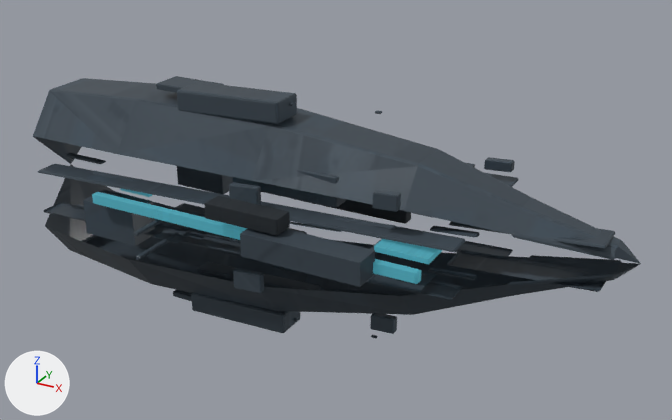
Two versions of the Blender file assets/ships/parts/blender/hull_frigate_authored.blend, one commit apart.
Before and after are seen from a camera (50 mm lens) standing at (9.31, -14.94, 7.8) and looking at (0.91, 0.34, 0.16). The axes (+X, +Y, +Z) are drawn at lower left. The lights are the same throughout. The older version comes first.

The first picture shows 'DET_authority_stencil', 'DET_bridge_super', 'DET_engine_vent', 'DET_squadron_stripe', 'DET_turret_collar', 'LOD0_HULL_FRIGATE_MAIN' and 2 more.
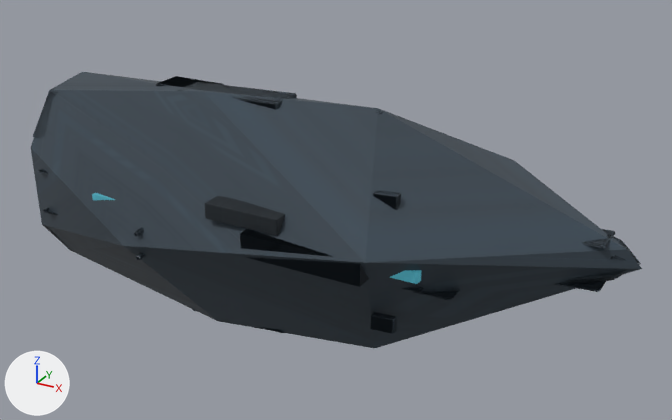
Location of each change, [x1, y1, x2, y2] in pixels of the pictures (672 x 420 px):
'LOD2_HULL_FRIGATE_SILHOUETTE', added
    after: [31, 72, 642, 348]
'LOD0_HULL_FRIGATE_MAIN', unchanged, covered by the edit
    before: [33, 76, 641, 338]
    after: [33, 76, 641, 334]
'DET_squadron_stripe', unchanged, covered by the edit
    before: [92, 192, 421, 284]
    after: [92, 193, 421, 284]
'DET_bridge_super', unchanged, covered by the edit
    before: [232, 170, 347, 208]

Patch to the scene script:
```diff
--- a/assets/ships/parts/blender/hull_frigate_authored.blend.py
+++ b/assets/ships/parts/blender/hull_frigate_authored.blend.py
@@ me_lod0_hull_corvette_002 @@
+me_lod0_hull_corvette_002.from_pydata(...)  # 133 vertices, 262 faces, 2 loose edges; spans x -5.99..7.02, y -2.7..2.62, z -2.52..2.63
+me_lod0_hull_corvette_002.materials.append(mat_material_hull)
@@ ob_lod2_hull_frigate_silhouette @@
+ob_lod2_hull_frigate_silhouette = bpy.data.objects.new('LOD2_HULL_FRIGATE_SILHOUETTE', me_lod0_hull_corvette_002)
+ob_lod2_hull_frigate_silhouette.parent = ob_hull_frigate_root
+ob_lod2_hull_frigate_silhouette.location = (0.0, 0.0, 0.0)
+_m = ob_lod2_hull_frigate_silhouette.modifiers.new('SF_LOD2_Decimate', 'DECIMATE')
+_m.ratio = 0.18
+_m.use_collapse_triangulate = True
```
